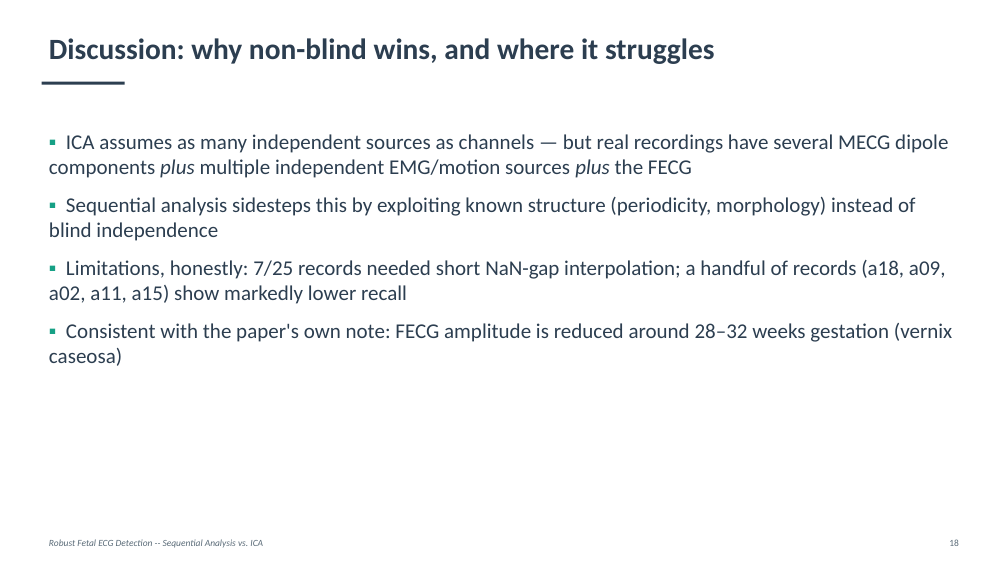
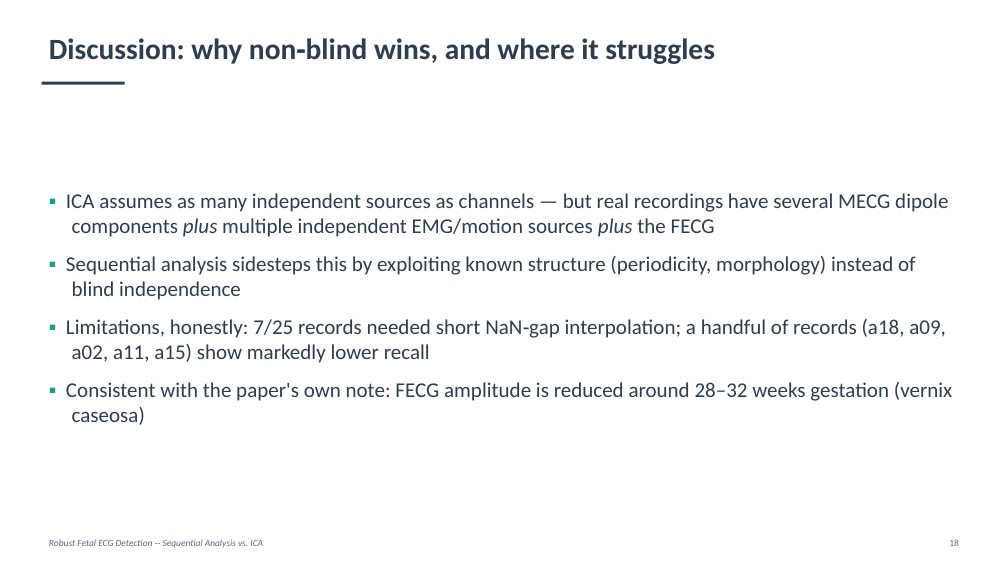
Before and after one commit to fedeceru/BSP_project, a slide deck: slide 18 of presentation/BSP_presentation.pptx. Drawn at 1008x567 pixels with LibreOffice and Linux fonts; fonts in the diff are those of the drawing. Boxes give left, top, right and bottom in pixels: in the first picture for what was removed or moved away, otherwise in the second. Text is boxed around its words. In the diff, an @@ line names an element or a change of style, - is before the commit and + after.

Commit message:
Aggiorna la presentazione e migliora la gestione del layout nel generatore di diapositive

```diff
--- a/presentation/BSP_presentation.pptx
+++ b/presentation/BSP_presentation.pptx
@@ text at bbox=[49, 38, 715, 64]: text changed @@
-Discussion: why non-blind wins, and where it struggles
+Discussion: why non‑blind wins, and where it struggles
@@ text "▪ ICA assumes as many ...": place and size @@
-text "▪ ICA assumes as many ..." at bbox=[49, 134, 952, 366]
+text "▪ ICA assumes as many ..." at bbox=[66, 193, 952, 425]
@@ text at bbox=[66, 193, 952, 425]: indent changed @@
@@ text at bbox=[66, 319, 946, 363]: text changed @@
-▪ Limitations, honestly: 7/25 records needed short NaN-gap interpolation; a handful of records (a18, a09, a02, a11, a15) show markedly lower recall
+▪ Limitations, honestly: 7/25 records needed short NaN‑gap interpolation; a handful of records (a18, a09, a02, a11, a15) show markedly lower recall
```
Also in this commit, not shown: 19 other slides changed, 2 other files.
